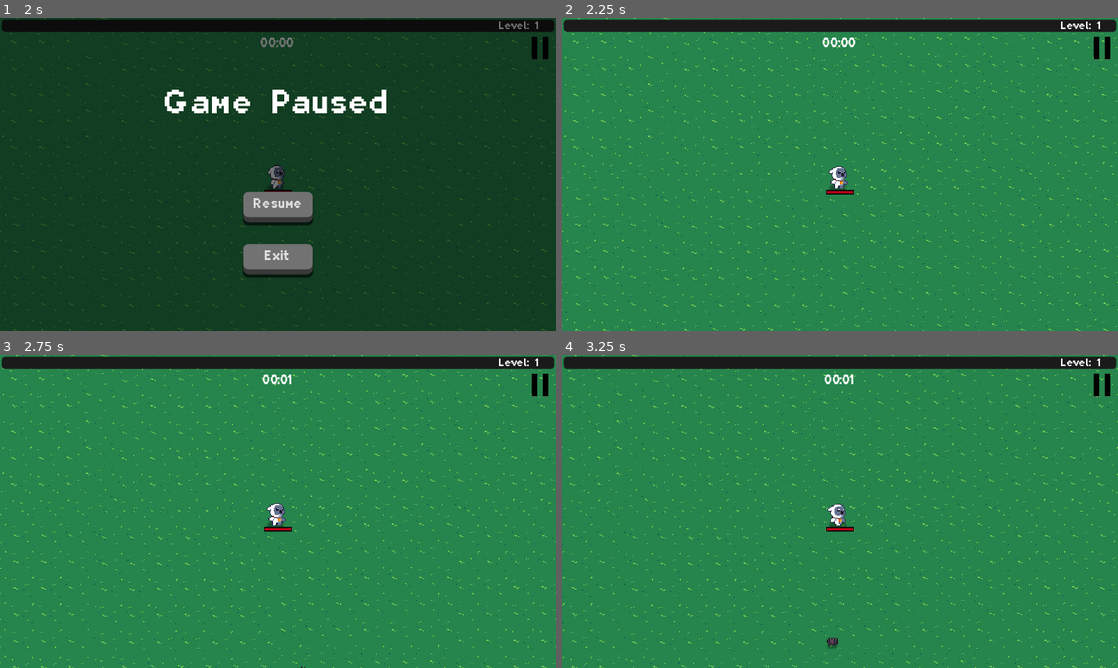
Above: before the commit, frames 1-4 (two rows, left to right).
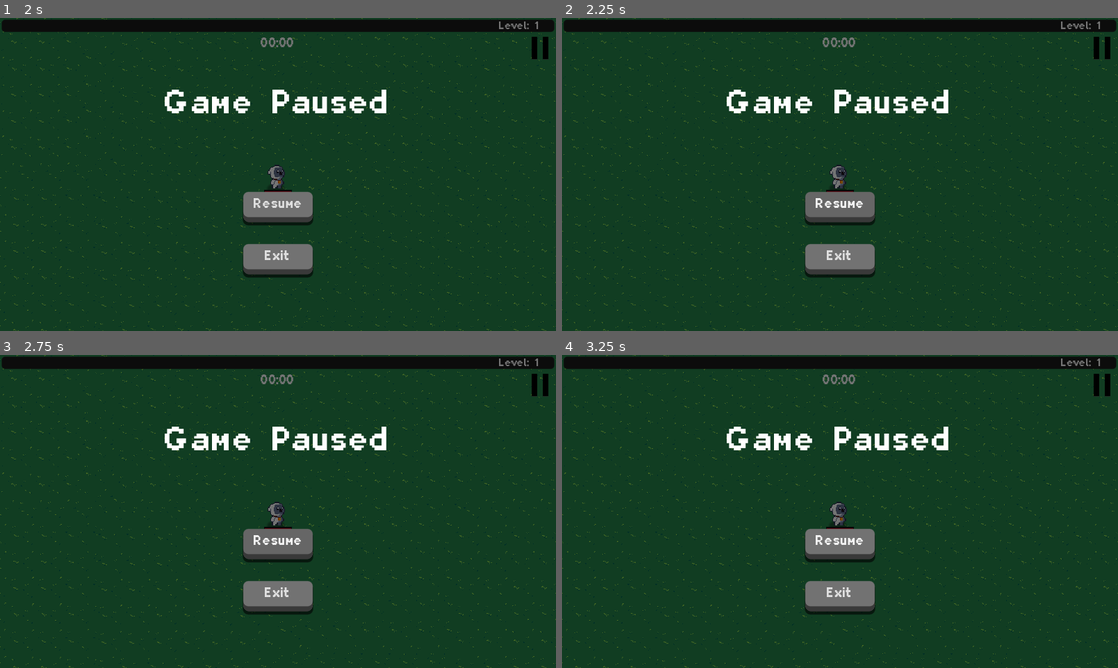
Above: after the commit, the same moments.

Repository: IgnacyZywalewski/VampireSurvivors
Game: Godot game, scene res://ui/menu.tscn
Same seed, same stepped clock (60 frames per second), same inputs: the game is played once before the commit and once after it. Sound files missing from this copy of the repository are replaced by a short silence.
Inputs (mouse positions are in pixels of both pictures, inside the frame that each line leads up to):
- Up to frame 1 (2 s): click "Start" at 0.5 s; click (539, 49) at 1.25 s
- Up to frame 2 (2.25 s): click "Resume" at 2 s
- Up to frame 3 (2.75 s): no input
- Up to frame 4 (3.25 s): tap Enter at 2.75 s; move the mouse to (962, 495) at 2.77 s; hold D (right) from 2.78 s (still down); click (962, 495) at 2.85 s

Frame 1 is identical in both runs. In frame 2, 96% of the frame differs, in the area x 0-100%, y 0-100%; in frame 3, 96%; in frame 4, 96%.

Commit message:
Changed how buttons work

Diff:
--- a/player/player.gd
+++ b/player/player.gd
@@ -57,8 +57,8 @@
 
 #Fireball
 var fireball_ammo = 0
-var fireball_baseammo = 1
-var fireball_level = 1
+var fireball_baseammo = 0
+var fireball_level = 0
 
 #ShootingStar
 var shooting_star_ammo = 0
@@ -94,6 +94,7 @@
 var additional_attacks = 0
 
 func _ready():
+	#upgrade_character("fireball_1")
 	attack()
 	set_experience_bar(experience, callculate_experience_cap())
 	health_bar.init_health(health)
@@ -323,24 +324,6 @@
 	time_label.text = str(get_m, ":", get_s)
 
 
-func _on_replay_button_pressed():
-	dead = false
-	get_tree().paused = false
-	get_tree().change_scene_to_file(level)
-
-func _on_menu_button_pressed():
-	dead = false
-	get_tree().paused = false
-	get_tree().change_scene_to_file("res://ui/menu.tscn")
-
-func _on_pause_button_pressed():
-	get_tree().paused = true
-	pause_screen.visible = true
-
-func _on_exit_button_pressed():
-	get_tree().quit()
-
-
 func level_up():
 	level_label.text = str("Level: ", experience_level)
 	level_up_panel.visible = true
@@ -360,6 +343,9 @@
 
 func upgrade_character(upgrade):
 	match upgrade:
+		"fireball_1":
+			fireball_level = 1
+			fireball_baseammo += 1
 		"fireball_2":
 			fireball_level = 2
 			fireball_baseammo += 1
@@ -499,14 +485,15 @@
 			pass
 		elif i in upgrade_options_available:
 			pass
-		elif UpgradeDataBase.UPGRADES[i]["type"] == null:
+		elif UpgradeDataBase.UPGRADES[i]["type"] == "item":
 			pass
 		elif UpgradeDataBase.UPGRADES[i]["prerequesits"].size() > 0:
+			var to_add = true
 			for j in UpgradeDataBase.UPGRADES[i]["prerequesits"]:
 				if not j in collected_upgrades:
-					pass
-				else:
-					database_list.append(i)
+					to_add = false
+			if to_add:
+				database_list.append(i)
 		else :
 			database_list.append(i)
 	if database_list.size() > 0 :
@@ -531,3 +518,21 @@
 					collected_weapons.add_child(new_item)
 				"passive":
 					collected_passives.add_child(new_item)
+
+
+func _on_replay_button_click_end():
+	dead = false
+	get_tree().paused = false
+	get_tree().change_scene_to_file(level)
+
+func _on_menu_button_click_end():
+	dead = false
+	get_tree().paused = false
+	get_tree().change_scene_to_file("res://ui/menu.tscn")
+
+func _on_exit_button_click_end():
+	get_tree().quit()
+
+func _on_pause_button_pressed():
+	get_tree().paused = true
+	pause_screen.visible = true
--- a/player/player.tscn
+++ b/player/player.tscn
@@ -523,9 +523,9 @@
 [connection signal="body_exited" from="EnemyDetectionArea" to="." method="_on_enemy_detection_area_body_exited"]
 [connection signal="area_entered" from="GrabArea" to="." method="_on_grab_area_area_entered"]
 [connection signal="area_entered" from="CollectArea" to="." method="_on_collect_area_area_entered"]
-[connection signal="pressed" from="GUILayer/GUI/DeathPanel/ReplayButton" to="." method="_on_replay_button_pressed"]
-[connection signal="pressed" from="GUILayer/GUI/DeathPanel/MenuButton" to="." method="_on_menu_button_pressed"]
-[connection signal="pressed" from="GUILayer/GUI/DeathPanel/ExitButton" to="." method="_on_exit_button_pressed"]
+[connection signal="click_end" from="GUILayer/GUI/DeathPanel/ReplayButton" to="." method="_on_replay_button_click_end"]
+[connection signal="click_end" from="GUILayer/GUI/DeathPanel/MenuButton" to="." method="_on_menu_button_click_end"]
+[connection signal="click_end" from="GUILayer/GUI/DeathPanel/ExitButton" to="." method="_on_exit_button_click_end"]
 [connection signal="pressed" from="GUILayer/GUI/PauseButton" to="." method="_on_pause_button_pressed"]
 
 [editable path="Hurtbox"]
--- a/ui/button.gd
+++ b/ui/button.gd
@@ -1,4 +1,9 @@
 extends Button
+
+signal click_end()
 
 func _on_pressed():
 	$snd_click.play()
+
+func _on_snd_click_finished():
+	emit_signal("click_end")
--- a/ui/pause_screen.gd
+++ b/ui/pause_screen.gd
@@ -1,9 +1,9 @@
 extends Control
 
 
-func _on_resume_button_pressed():
+func _on_resume_button_click_end():
 	visible = false
 	get_tree().paused = false
 
-func _on_exit_button_pressed():
+func _on_exit_button_click_end():
 	get_tree().quit()
--- a/ui/pause_screen.tscn
+++ b/ui/pause_screen.tscn
@@ -47,5 +47,6 @@
 offset_bottom = 295.0
 text = "Exit"
 
+[connection signal="click_end" from="ColorRect/ResumeButton" to="." method="_on_resume_button_click_end"]
 [connection signal="pressed" from="ColorRect/ResumeButton" to="." method="_on_resume_button_pressed"]
-[connection signal="pressed" from="ColorRect/ExitButton" to="." method="_on_exit_button_pressed"]
+[connection signal="click_end" from="ColorRect/ExitButton" to="." method="_on_exit_button_click_end"]
--- a/utility/upgrade_data_base.gd
+++ b/utility/upgrade_data_base.gd
@@ -1,14 +1,21 @@
 extends Node
-
 
 const ICON_PATH = "res://assets/textures/icons/"
 const UPGRADES = {
+	"fireball_1": {
+		"icon": ICON_PATH + "fireball_icon.png",
+		"displayname": "Fireball",
+		"details": "Fires at the nearest enemy",
+		"level": "Level: 1",
+		"prerequesits": [],
+		"type": "weapon"
+	},
 	"fireball_2": {
 		"icon": ICON_PATH + "fireball_icon.png",
 		"displayname": "Fireball",
 		"details": "Fires 1 more projectile",
 		"level": "Level: 2",
-		"prerequesits": [],
+		"prerequesits": ["fireball_1"],
 		"type": "weapon"
 	},
 	"fireball_3": {
